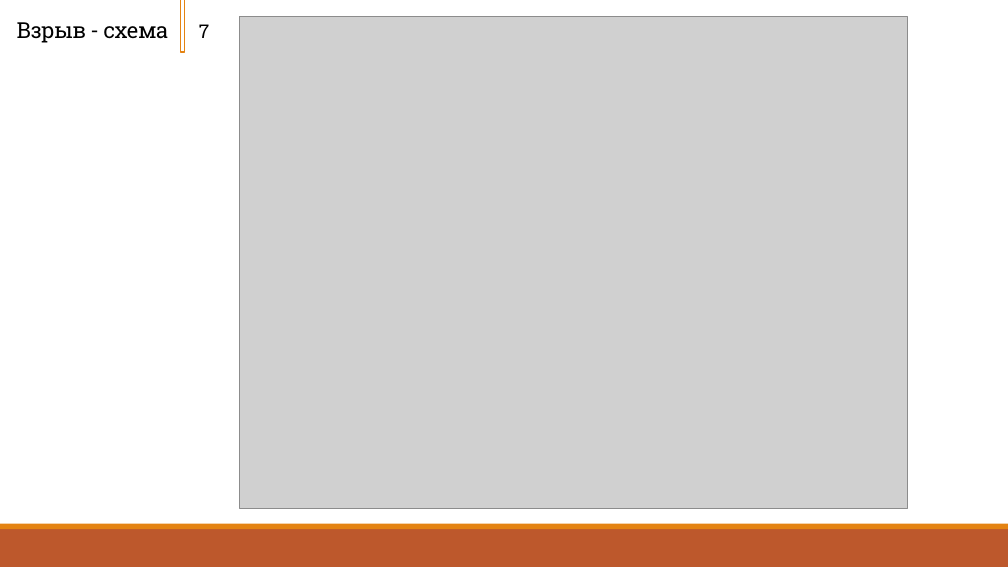
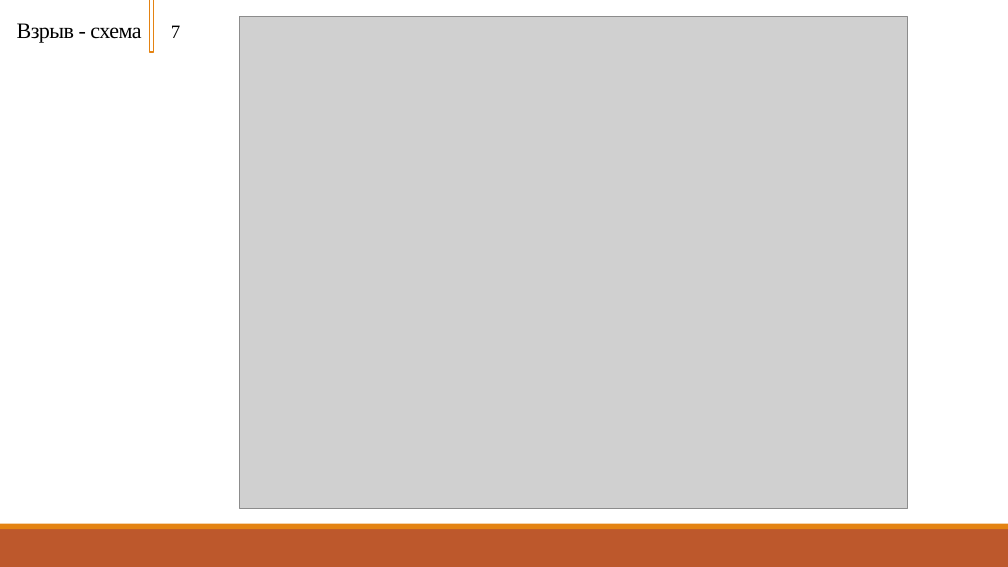
Before and after one commit to Zerocummer/Mmm-Yummers, a slide deck: slide 7 of Мышка для людей с ОВЗ/Документы/Презентация о манипуляторе.pptx. Drawn at 1008x567 pixels with LibreOffice and Linux fonts; fonts in the diff are those of the drawing; grey boxes stand for pictures. Boxes give left, top, right and bottom in pixels: in the first picture for what was removed or moved away, otherwise in the second. Text is boxed around its words. In the diff, an @@ line names an element or a change of style, - is before the commit and + after.

```diff
--- a/Мышка для людей с ОВЗ/Документы/Презентация о манипуляторе.pptx
+++ b/Мышка для людей с ОВЗ/Документы/Презентация о манипуляторе.pptx
@@ title "Взрыв - схема" at (17, 23, 141, 43): font Roboto Slab to Times New Roman @@
@@ rectangle: place and size @@
-rectangle at (181, 0, 185, 52)
+rectangle at (150, 0, 154, 52)
@@ text "7" at (171, 25, 180, 38): font Roboto Slab to Times New Roman @@
@@ text "7": place and size @@
-text "7" at (199, 24, 209, 38)
+text "7" at (171, 25, 180, 38)
```
Also in this commit, not shown: 3 other slides changed.
